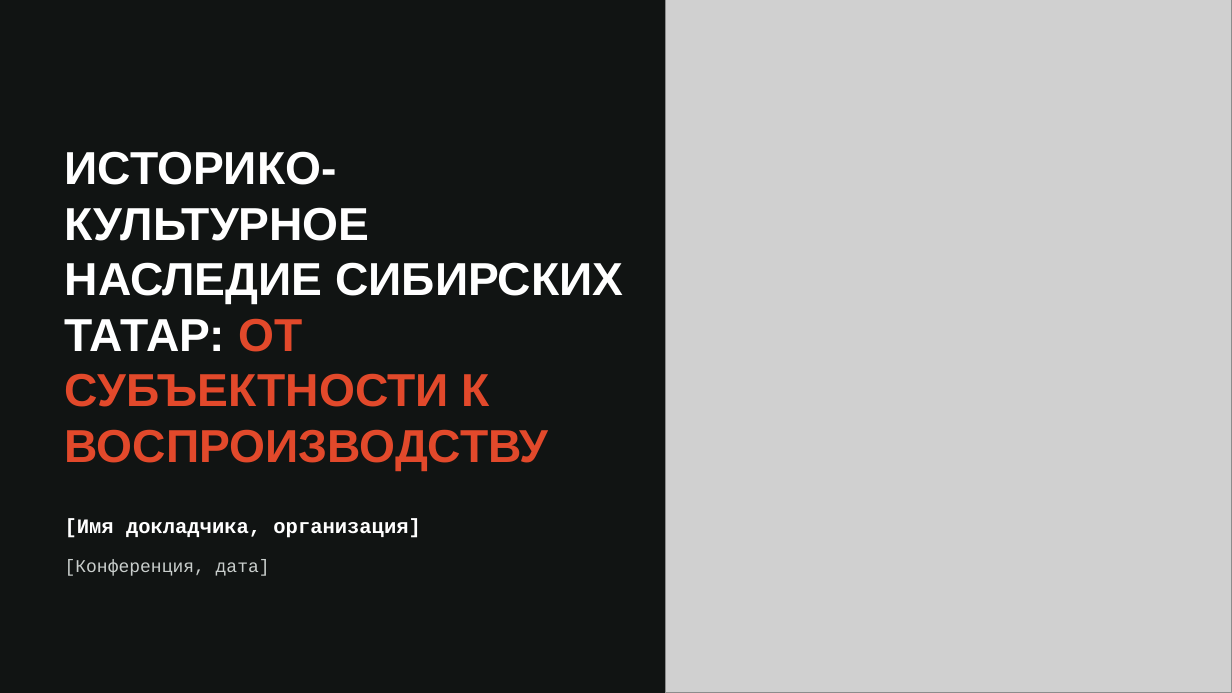
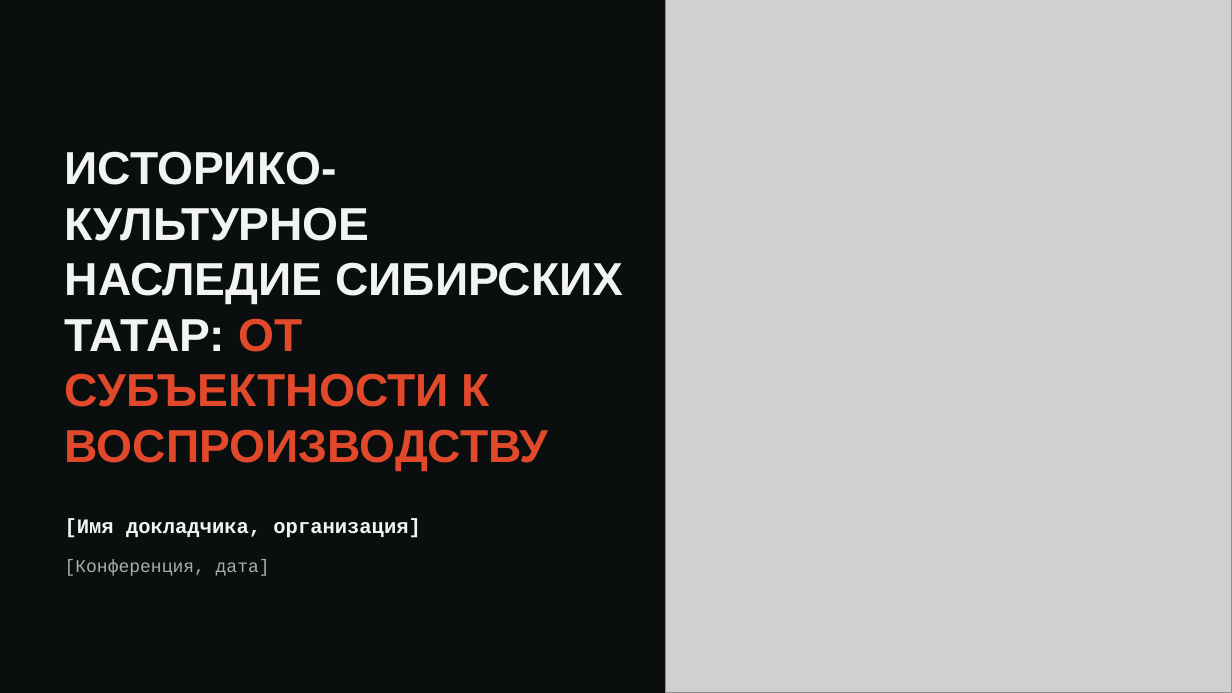
Before and after one commit to sgfsd/trading-bot, a slide deck: slide 1 of presentation/Siberian_Tatars_RU.pptx. Drawn at 1232x693 pixels with LibreOffice and Linux fonts; fonts in the diff are those of the drawing; grey boxes stand for pictures; background and template pictures are left out. Boxes give left, top, right and bottom in pixels: in the first picture for what was removed or moved away, otherwise in the second. Text is boxed around its words. In the diff, an @@ line names an element or a change of style, - is before the commit and + after.

```diff
--- a/presentation/Siberian_Tatars_RU.pptx
+++ b/presentation/Siberian_Tatars_RU.pptx
@@ background #FFFFFF to picture (left out) @@
@@ rectangle removed at box(0, 0, 1232, 693) @@
@@ text "[Конференция, дата]" at box(65, 559, 270, 576): text colour #C9CECC to #A5AFAC @@
```
Also in this commit, not shown: 12 other slides changed, 1 other file.
